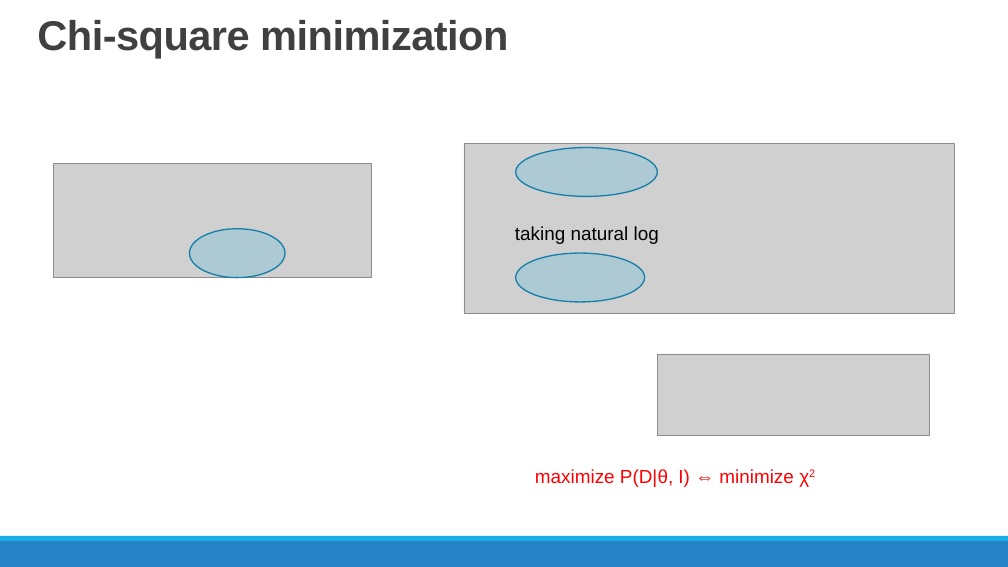
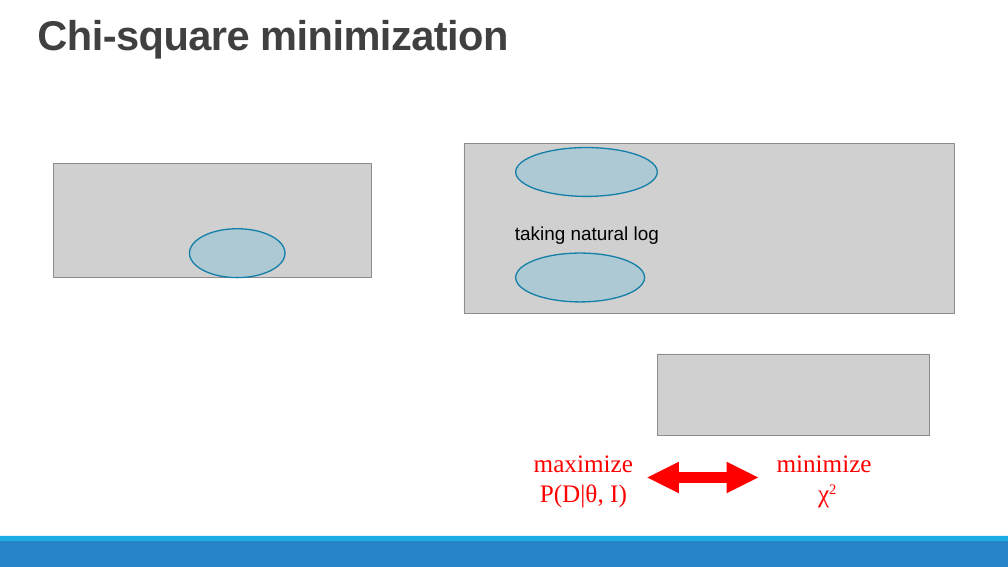
Before and after one commit to ysBach/SNU_AOclass, a slide deck: slide 16 of Notebooks/ppt/P02-Statistics.pptx (slide 15 before the commit). Drawn at 1008x567 pixels with LibreOffice and Linux fonts; fonts in the diff are those of the drawing; grey boxes stand for pictures. Boxes give left, top, right and bottom in pixels: in the first picture for what was removed or moved away, otherwise in the second. Text is boxed around its words. In the diff, an @@ line names an element or a change of style, - is before the commit and + after.

```diff
--- a/Notebooks/ppt/P02-Statistics.pptx
+++ b/Notebooks/ppt/P02-Statistics.pptx
@@ text added at (534,455,633,508), 24 pt, text #FF0000 @@
+maximize
+P(D|θ, I)
@@ double arrow added from (647, 478) to (758, 478), #FF0000 10 pt @@
@@ text at (777,455,872,473): text changed; size 18 to 24 pt; font Arial to Times New Roman @@
-maximize P(D|θ, I) ⇔ minimize χ2
+minimize
+χ2
```
Also in this commit, not shown: 1 other slide changed, 2 slides added, 3 other files.
